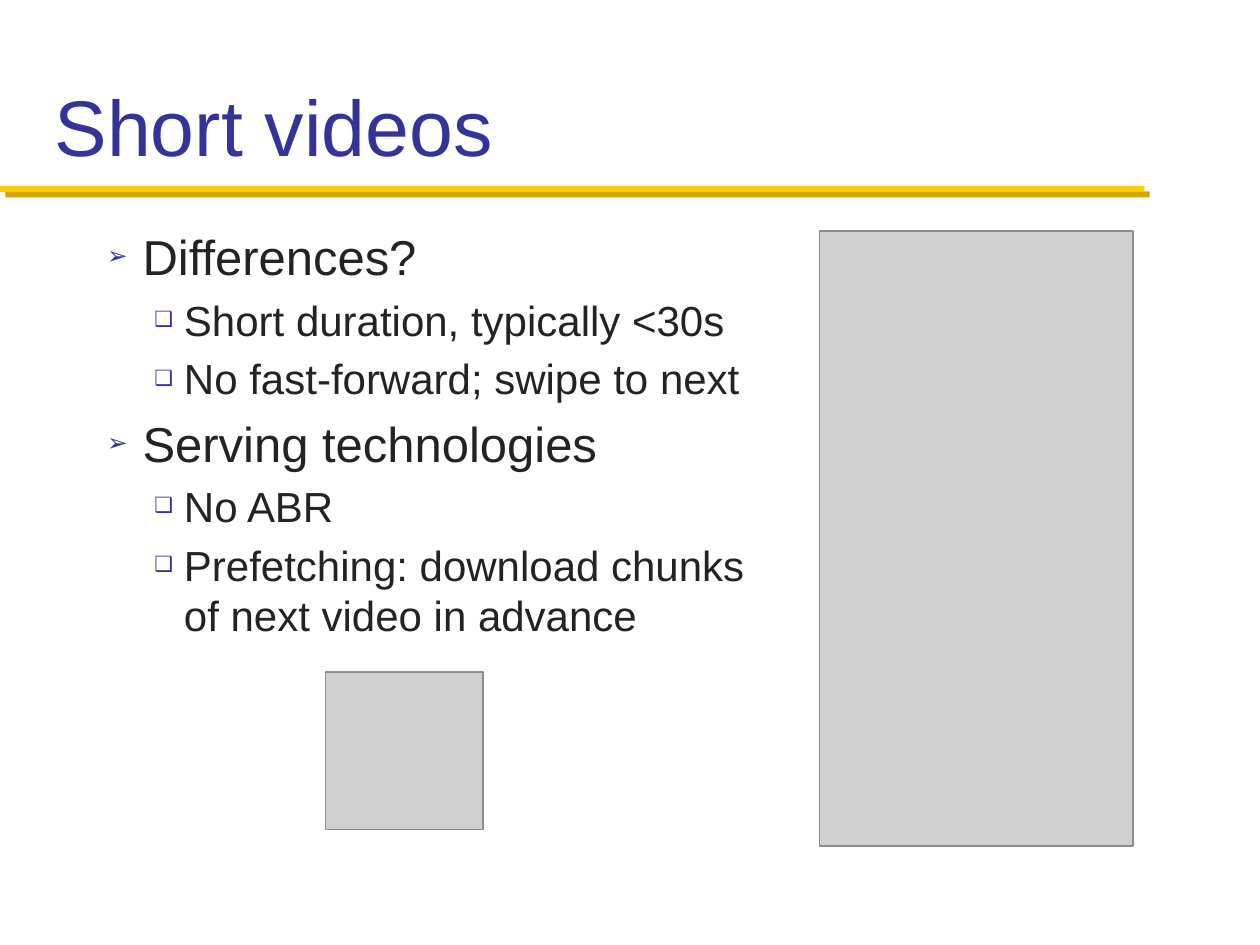
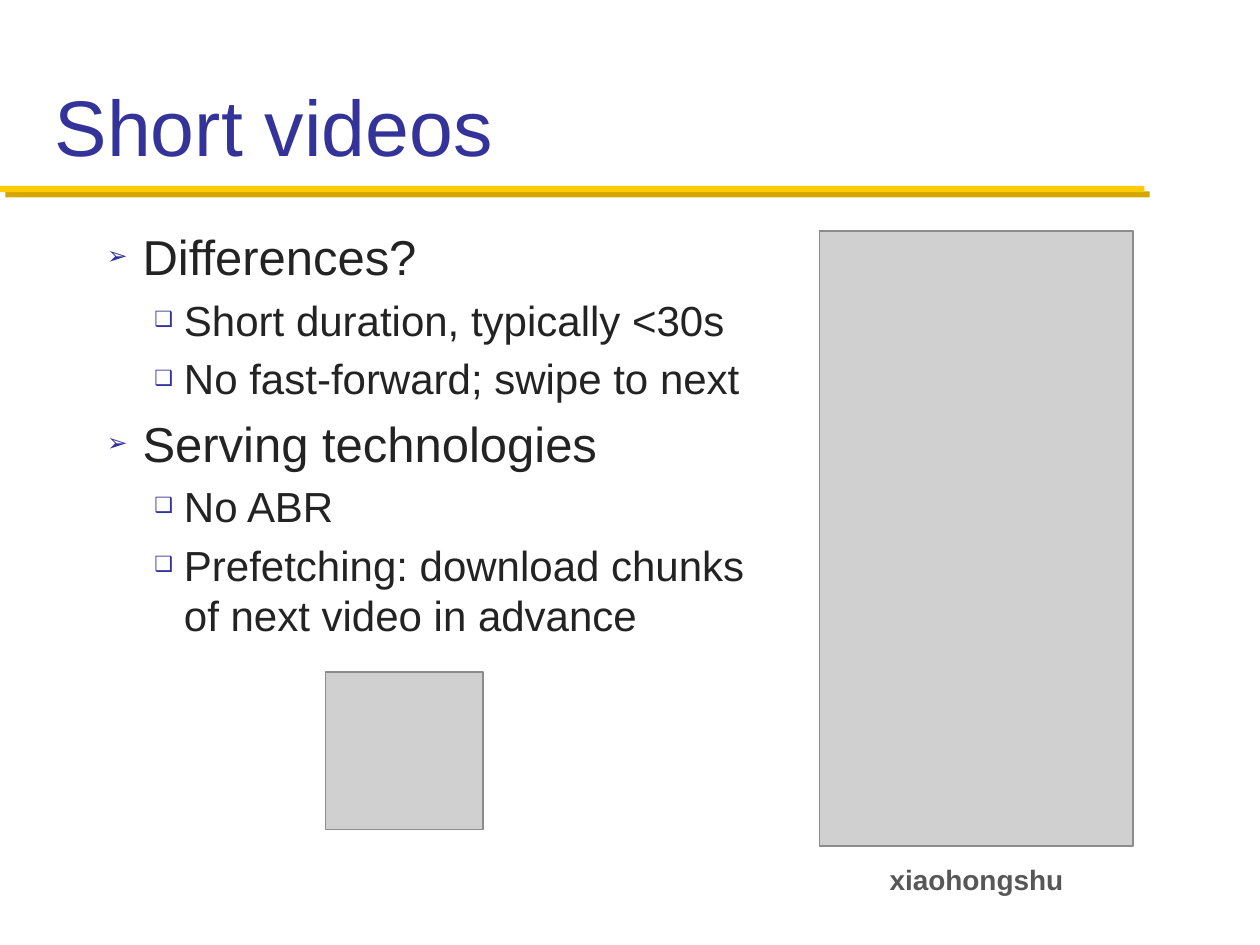
Before and after one commit to henryhxu/CSCI4430-ESTR4120, a slide deck: slide 18 of lectures/lec5.pptx (slide 17 before the commit). Drawn at 1260x945 pixels with LibreOffice and Linux fonts; fonts in the diff are those of the drawing; grey boxes stand for pictures; background and template pictures are left out. Boxes give left, top, right and bottom in pixels: in the first picture for what was removed or moved away, otherwise in the second. Text is boxed around its words. In the diff, an @@ line names an element or a change of style, - is before the commit and + after.

```diff
--- a/lectures/lec5.pptx
+++ b/lectures/lec5.pptx
@@ text added at [890,869,1064,895], 16 pt, text #575757, bold @@
+xiaohongshu
```
Also in this commit, not shown: 7 other slides changed, 1 slide added.
